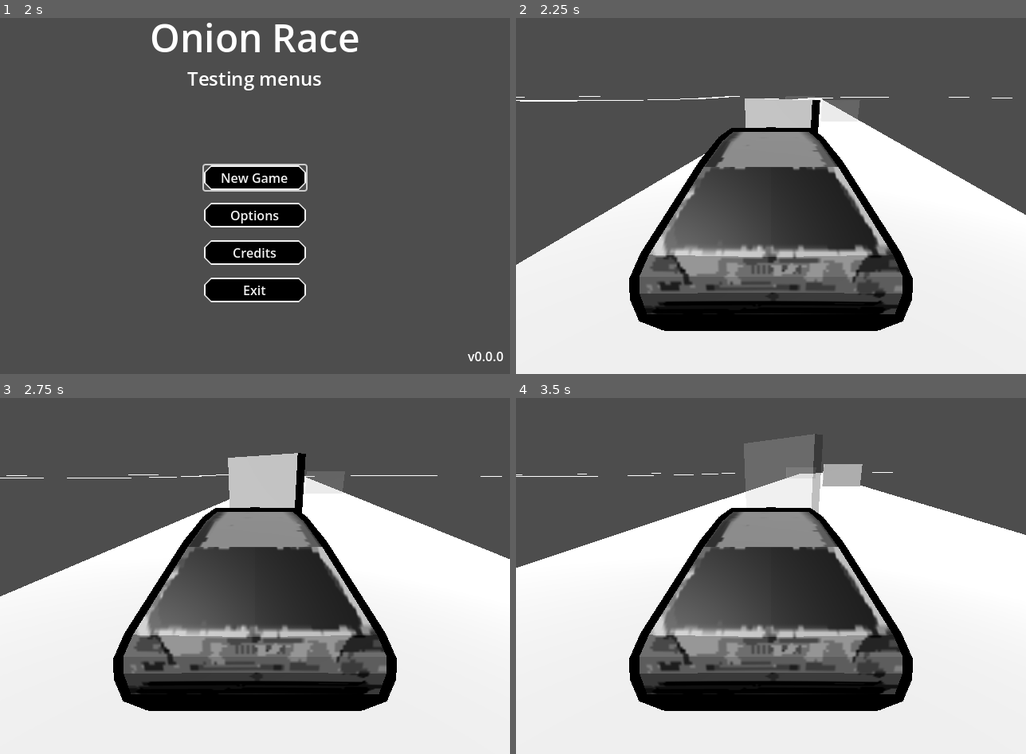
Above: before the commit, frames 1-4 (two rows, left to right).
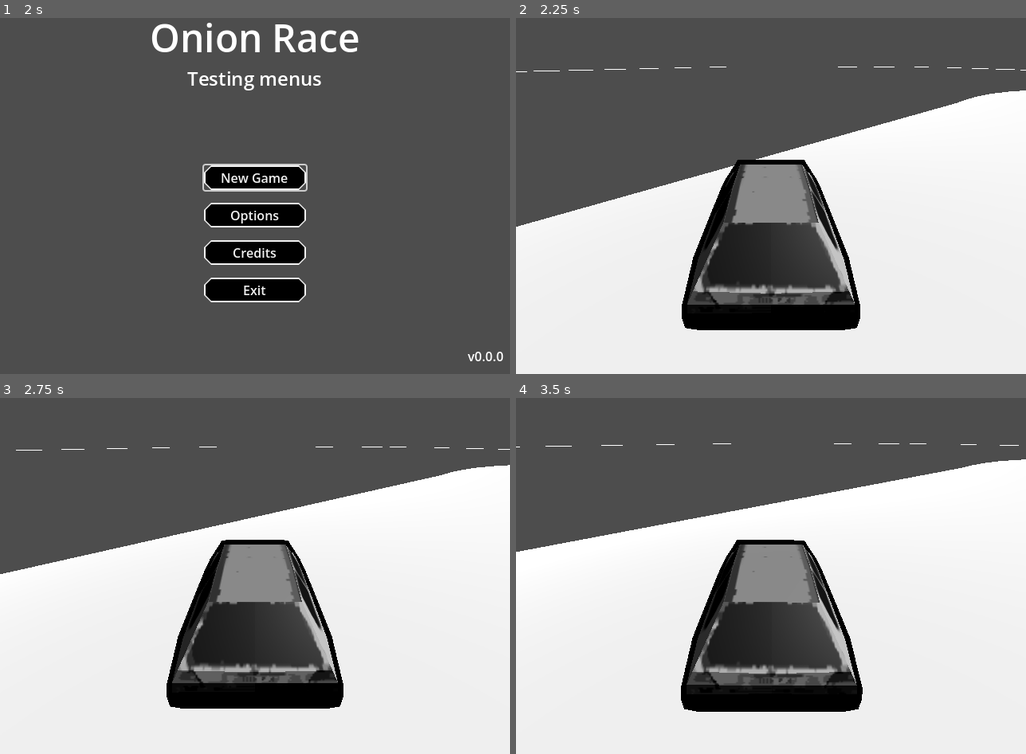
Above: after the commit, the same moments.

Repository: micsman/OnionRace
Game: Godot game, scene res://Main/scenes/opening/opening.tscn
Same seed, same stepped clock (60 frames per second), same inputs: the game is played once before the commit and once after it.
Inputs (mouse positions are in pixels of both pictures, inside the frame that each line leads up to):
- Up to frame 1 (2 s): tap Enter (ui_accept) at 0.5 s; drag from (255, 181) to (306, 99) at 0.52 s; drag from (153, 203) to (229, 260) at 1.27 s
- Up to frame 2 (2.25 s): click "New Game" at 2 s
- Up to frame 3 (2.75 s): no input
- Up to frame 4 (3.5 s): move the mouse to (822, 479) at 2.77 s; hold D (steer_right) from 2.78 s (still down); hold Tab (change_layer) from 2.78 s (still down)

Frame 1 is identical in both runs. In frame 2, 29% of the frame differs, in the area x 0-100%, y 13-88%; in frame 3, 28%; in frame 4, 27%.

Commit message:
Add camera functionality
Imported from truck town demo

Diff:
--- a/Main.tscn
+++ b/Main.tscn
@@ -1,6 +1,7 @@
 [gd_scene format=3 uid="uid://bflkgb8q4ab2k"]
 
 [ext_resource type="PackedScene" uid="uid://cv0acp52ynffg" path="res://car/golfik.tscn" id="1_glv2v"]
+[ext_resource type="Script" uid="uid://dwujxvrw3v7fp" path="res://Scripts/follow_camera.gd" id="2_r0du0"]
 [ext_resource type="PackedScene" uid="uid://cplxlawbqo4ke" path="res://assets/map.glb" id="2_uu6xs"]
 
 [sub_resource type="StandardMaterial3D" id="StandardMaterial3D_uu6xs"]
@@ -37,13 +38,23 @@
 transform = Transform3D(1, 0, 0, 0, -0.5274117, 0.84960985, 0, -0.84960985, -0.5274117, 0, 8.394621, -35.631977)
 
 [node name="golfik" parent="SubViewportContainer/SubViewport" unique_id=1977507205 node_paths=PackedStringArray("layer1", "layer2", "layer3") instance=ExtResource("1_glv2v")]
-transform = Transform3D(-0.74166393, 0, 0.67077166, 0, 1, 0, -0.67077166, 0, -0.74166393, 0, 5.2249784, 0)
+transform = Transform3D(1, 0, 0, 0, 1, 0, 0, 0, 1, 0, 5.2249784, 0)
 layer1 = NodePath("../Layer1")
 layer2 = NodePath("../Layer2")
 layer3 = NodePath("../Layer3")
 
+[node name="CameraBase" type="Node3D" parent="SubViewportContainer/SubViewport/golfik" unique_id=28416705]
+
+[node name="Camera3D" type="Camera3D" parent="SubViewportContainer/SubViewport/golfik/CameraBase" unique_id=1954270034]
+transform = Transform3D(-0.03664387, -0.37920132, 0.9245883, 0, 0.9252097, 0.37945616, -0.9993284, 0.013904742, -0.033903264, 6.03, 2.685, 0)
+script = ExtResource("2_r0du0")
+min_distance = 6.0
+max_distance = 8.0
+angle_v_adjust = 4.0
+height = 3.5
+
 [node name="map" parent="SubViewportContainer/SubViewport" unique_id=982667426 instance=ExtResource("2_uu6xs")]
-transform = Transform3D(25, 0, 0, 0, 25, 0, 0, 0, 25, -38.65329, 0, 36.275223)
+transform = Transform3D(25.000002, 0, 0, 0, 25, 0, 0, 0, 25.000002, -38.65329, 0, 36.275223)
 
 [node name="Layer1" type="Node3D" parent="SubViewportContainer/SubViewport" unique_id=69541661]
 
--- /dev/null
+++ b/Scripts/follow_camera.gd
@@ -0,0 +1,95 @@
+extends Camera3D
+
+# Higher values cause the field of view to increase more at high speeds.
+const FOV_SPEED_FACTOR = 60
+
+# Higher values cause the field of view to adapt to speed changes faster.
+const FOV_SMOOTH_FACTOR = 0.2
+
+# Don't change FOV if moving below this speed. This prevents shadows from flickering when driving slowly.
+const FOV_CHANGE_MIN_SPEED = 0.05
+
+@export var min_distance := 2.0
+@export var max_distance := 4.0
+@export var angle_v_adjust := 0.0
+@export var height := 1.5
+
+var camera_type := CameraType.EXTERIOR
+
+var initial_transform := transform
+
+var base_fov := fov
+
+# The field of view to smoothly interpolate to.
+var desired_fov := fov
+
+# Position on the last physics frame (used to measure speed).
+@onready var previous_position := global_position
+
+enum CameraType {
+	EXTERIOR,
+	INTERIOR,
+	TOP_DOWN,
+	MAX,  # Represents the size of the CameraType enum.
+}
+
+func _ready() -> void:
+	update_camera()
+
+
+func _input(input_event: InputEvent) -> void:
+	if input_event.is_action_pressed(&"cycle_camera"):
+		camera_type = wrapi(camera_type + 1, 0, CameraType.MAX) as CameraType
+		update_camera()
+
+
+func _physics_process(_delta: float) -> void:
+	if camera_type == CameraType.EXTERIOR:
+		var target: Vector3 = get_parent().global_transform.origin
+		var pos := global_transform.origin
+
+		var from_target := pos - target
+
+		# Check ranges.
+		if from_target.length() < min_distance:
+			from_target = from_target.normalized() * min_distance
+		elif from_target.length() > max_distance:
+			from_target = from_target.normalized() * max_distance
+
+		from_target.y = height
+
+		pos = target + from_target
+
+		look_at_from_position(pos, target, Vector3.UP)
+	elif camera_type == CameraType.TOP_DOWN:
+		position.x = get_parent().global_transform.origin.x
+		position.z = get_parent().global_transform.origin.z
+		# Force rotation to prevent camera from being slanted after switching cameras while on a slope.
+		rotation_degrees = Vector3(270, 180, 0)
+
+	# Dynamic field of view based on car speed, with smoothing to prevent sudden changes on impact.
+	desired_fov = clamp(base_fov + (abs(global_position.length() - previous_position.length()) - FOV_CHANGE_MIN_SPEED) * FOV_SPEED_FACTOR, base_fov, 100)
+	fov = lerpf(fov, desired_fov, FOV_SMOOTH_FACTOR)
+
+	# Turn a little up or down.
+	transform.basis = Basis(transform.basis[0], deg_to_rad(angle_v_adjust)) * transform.basis
+
+	previous_position = global_position
+
+
+func update_camera() -> void:
+	match camera_type:
+		CameraType.EXTERIOR:
+			transform = initial_transform
+		CameraType.INTERIOR:
+			global_transform = get_node(^"../../InteriorCameraPosition").global_transform
+		CameraType.TOP_DOWN:
+			global_transform = get_node(^"../../TopDownCameraPosition").global_transform
+
+	# This detaches the camera transform from the parent spatial node, but only
+	# for exterior and top-down cameras.
+	set_as_top_level(camera_type != CameraType.INTERIOR)
+
+	# The camera transition is meant to be instant, so make sure physics interpolation
+	# doesn't change its appearance.
+	reset_physics_interpolation()
--- a/car/golfik.tscn
+++ b/car/golfik.tscn
@@ -421,6 +421,3 @@
 
 [node name="wheel front right backface" type="MeshInstance3D" parent="VehicleWheel3D4/wheel front right" unique_id=1826621553]
 mesh = SubResource("ArrayMesh_hy38y")
-
-[node name="Camera3D" type="Camera3D" parent="." unique_id=265267793]
-transform = Transform3D(-4.371139e-08, -0.34202015, 0.9396927, 0, 0.9396927, 0.34202015, -1, 1.4950176e-08, -4.107527e-08, 5.398, 1.75, 0)
Not shown, added: Scripts/follow_camera.gd.uid
